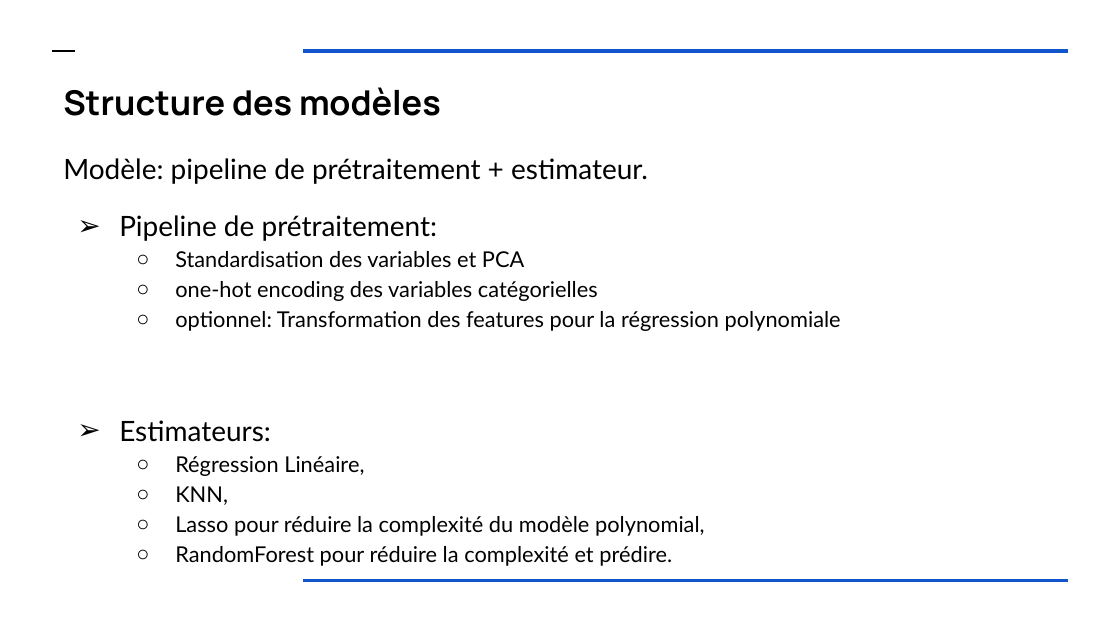
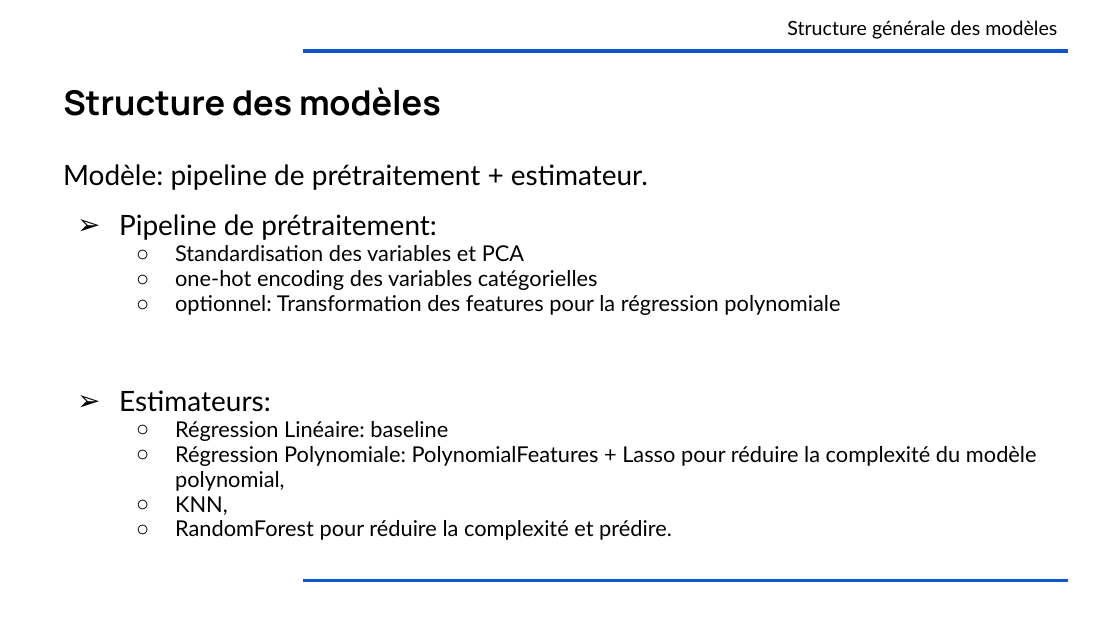
Before and after one commit to OlivierLegrand/P7, a slide deck: slide 15 of P4/anticipez la consommation électrique de bâtiments.pptx (slide 13 before the commit). Drawn at 1120x630 pixels with LibreOffice and Linux fonts; fonts in the diff are those of the drawing. Boxes give left, top, right and bottom in pixels: in the first picture for what was removed or moved away, otherwise in the second. Text is boxed around its words. In the diff, an @@ line names an element or a change of style, - is before the commit and + after.

```diff
--- a/P4/anticipez la consommation électrique de bâtiments.pptx
+++ b/P4/anticipez la consommation électrique de bâtiments.pptx
@@ title added at [787, 20, 1057, 39], 12.6 pt, text #000000 @@
+Structure générale des modèles
@@ line removed from (53, 50) to (75, 50) @@
@@ text at [63, 164, 840, 540]: line spacing 1.15 to 0.95 @@
@@ text at [175, 421, 1037, 491]: text changed @@
-  ○ Régression Linéaire,
+  ○ Régression Linéaire: baseline
+  ○ Régression Polynomiale: PolynomialFeatures + Lasso pour réduire la complexité du modèle polynomial,
@@ text at [175, 516, 705, 536]: paragraph removed @@
-  ○ Lasso pour réduire la complexité du modèle polynomial,
```
Also in this commit, not shown: 24 other slides changed, 13 slides added, 9 slides removed, 3 other files.
